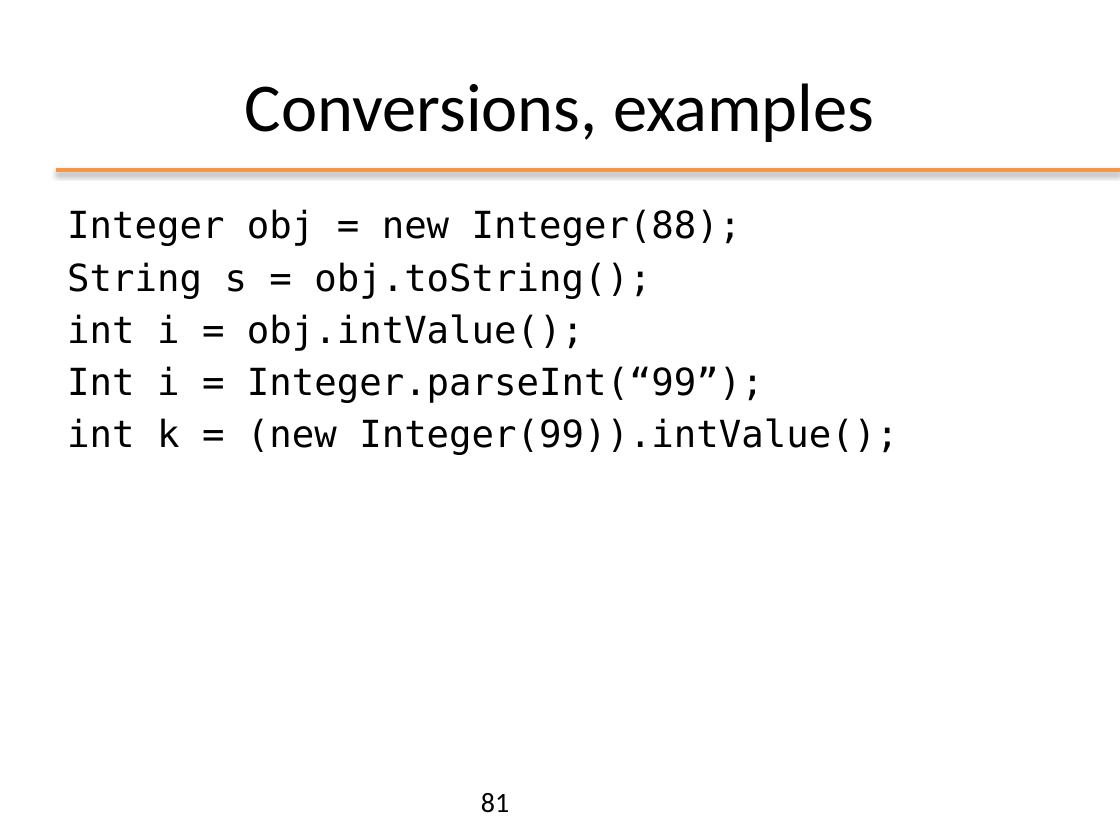
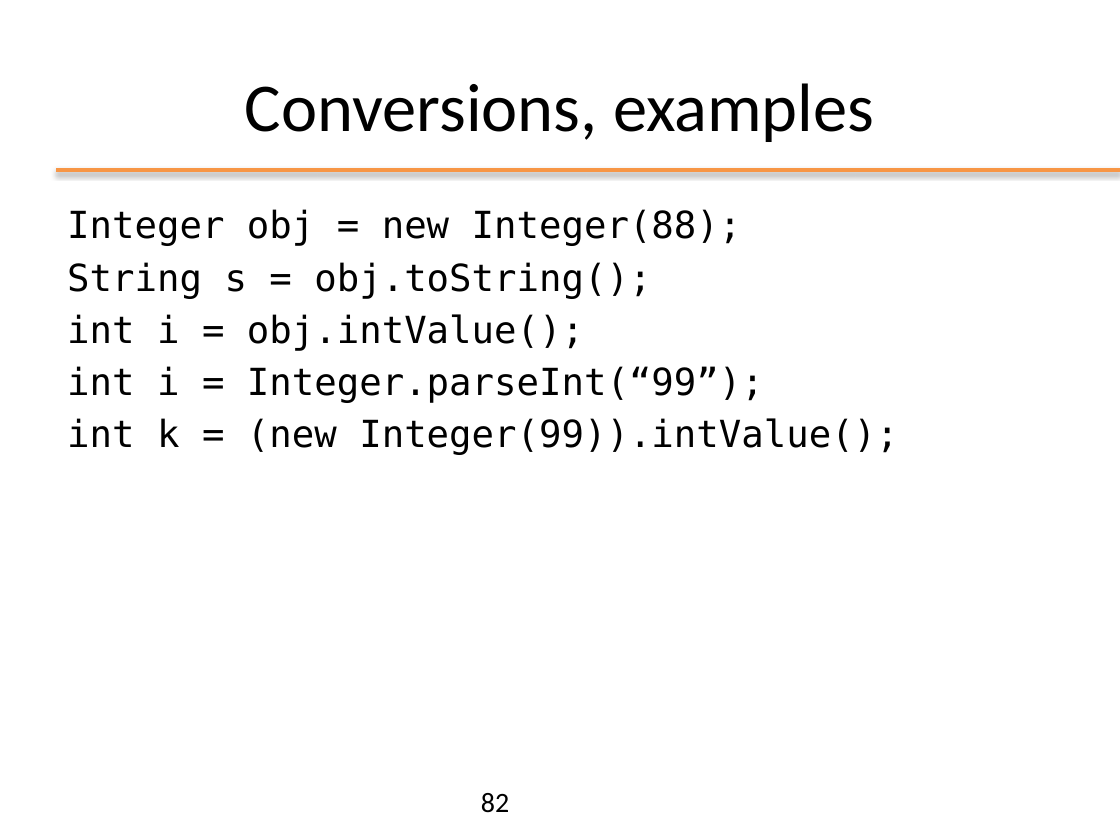
Before and after one commit to matt498/ooprogramming, a slide deck: slide 82 of slides/ppt/02_OOP_Basics.pptx (slide 81 before the commit). Drawn at 1120x840 pixels with LibreOffice and Linux fonts; fonts in the diff are those of the drawing; background and template pictures are left out. Boxes give left, top, right and bottom in pixels: in the first picture for what was removed or moved away, otherwise in the second. Text is boxed around its words. In the diff, an @@ line names an element or a change of style, - is before the commit and + after.

```diff
--- a/slides/ppt/02_OOP_Basics.pptx
+++ b/slides/ppt/02_OOP_Basics.pptx
@@ text at [67, 366, 764, 403]: text changed @@
-Int i = Integer.parseInt(“99”);
+int i = Integer.parseInt(“99”);
@@ page number at [481, 793, 509, 813]: text changed @@
-81
+82
```
Also in this commit, not shown: 25 other slides changed, 2 slides added, 1 slide removed, 4 other files.
